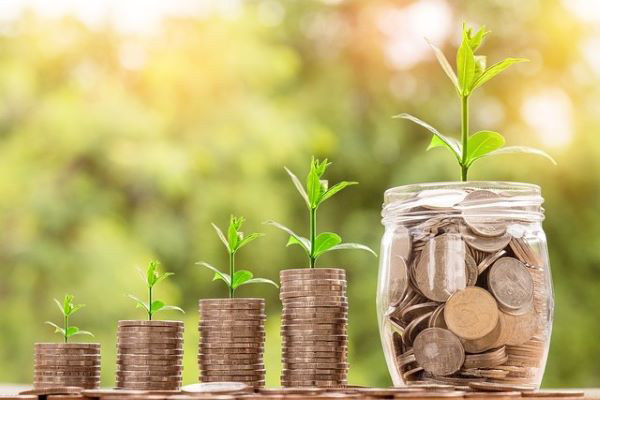
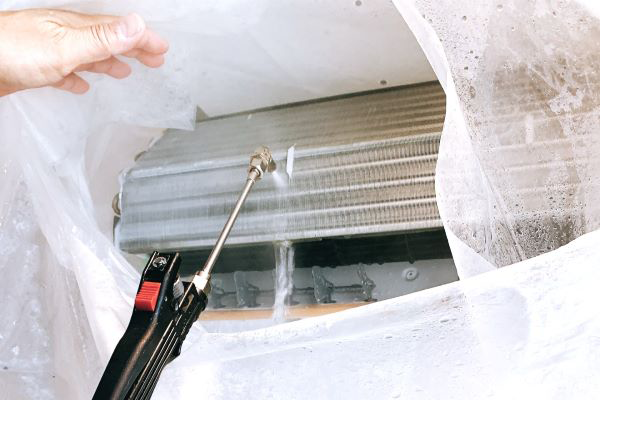
The second 634×422 image is a revision of the first. Changes to its layers:
added layer "22021217_m" above "merit-3" over left=0, top=0, right=600, bottom=400
hid "merit-3" over left=0, top=0, right=600, bottom=400
